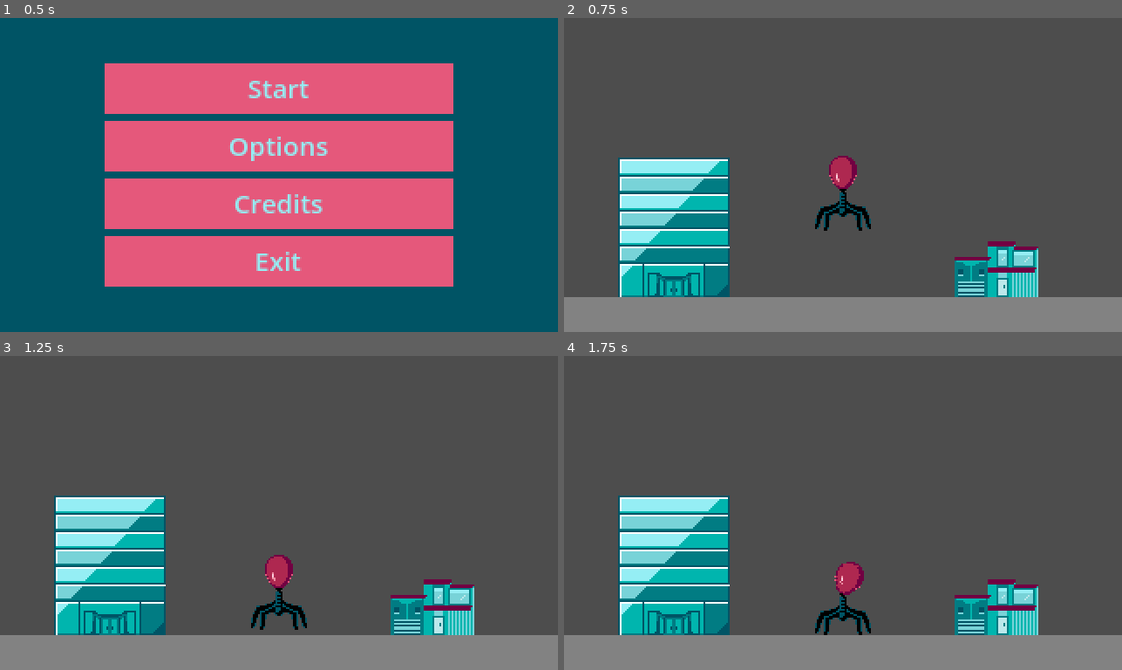
Above: before the commit, frames 1-4 (two rows, left to right).
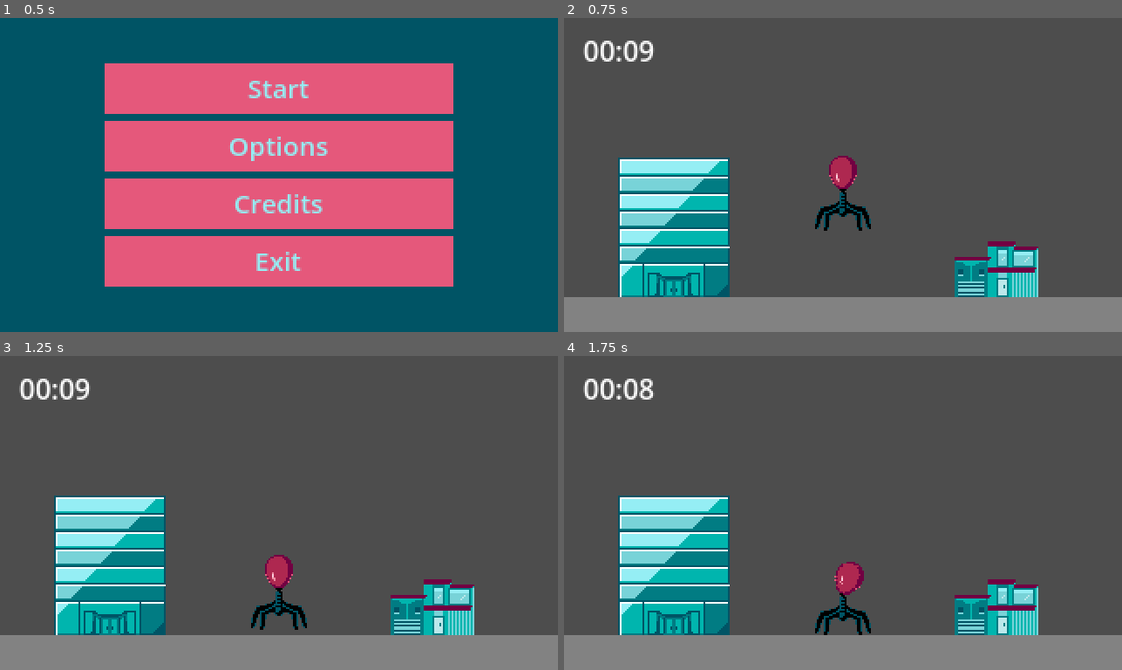
Above: after the commit, the same moments.

Repository: lily-swift/Jame-Gam-46
Game: Godot game, scene res://Scenes/main_menu.tscn
Same seed, same stepped clock (60 frames per second), same inputs: the game is played once before the commit and once after it.
Inputs:
- Up to frame 1 (0.5 s): no input
- Up to frame 2 (0.75 s): click "Start" at 0.5 s
- Up to frame 3 (1.25 s): no input
- Up to frame 4 (1.75 s): hold Right (moveRight) from 1.28 s (still down); tap Shift (drill) at 1.35 s; tap Space (jump) at 1.52 s

Frame 1 is identical in both runs. In frame 2, 0.5% of the frame differs, in the area x 3-17%, y 7-14%; in frame 3, 0.5%; in frame 4, 0.5%.

Commit message:
Added back timer

Diff:
--- a/Game/Scenes/level.tscn
+++ b/Game/Scenes/level.tscn
@@ -23,6 +23,7 @@
 [ext_resource type="Texture2D" uid="uid://6fyds0bdk5rg" path="res://Art/PlayerSprites/inject_body_spritesheet.png" id="16_00k4y"]
 [ext_resource type="AudioStream" uid="uid://dxf5kuc3qeqng" path="res://Sound/SFX_buttonHover.wav" id="16_24uko"]
 [ext_resource type="Texture2D" uid="uid://sxxf3vguh22n" path="res://Art/PlayerSprites/jump_body.png" id="17_nngtn"]
+[ext_resource type="Script" uid="uid://chj5h6bx5dnxr" path="res://Scenes/game_timer.gd" id="21_0cmrb"]
 [ext_resource type="Script" uid="uid://b8k3rora2iv3f" path="res://Scenes/landeffects.gd" id="21_pnhnk"]
 [ext_resource type="AudioStream" uid="uid://bl1yw8n3bhn88" path="res://Sound/MUS_main.wav" id="24_gf56v"]
 [ext_resource type="AudioStream" uid="uid://bju3uhc0bgxbh" path="res://Sound/SFX_land_gapless.wav" id="24_u0did"]
@@ -473,4 +474,18 @@
 sprite_frames = SubResource("SpriteFrames_idpk0")
 animation = &"Rubble"
 
+[node name="GameTimer" type="Node" parent="."]
+script = ExtResource("21_0cmrb")
+
+[node name="Label" type="Label" parent="GameTimer"]
+offset_left = -149.0
+offset_top = -83.0
+offset_right = -95.0
+offset_bottom = -60.0
+text = "2:00"
+
+[node name="Timer" type="Timer" parent="GameTimer"]
+wait_time = 10.0
+one_shot = true
+
 [connection signal="body_entered" from="VirusBody/Area2D" to="VirusBody/Area2D" method="_on_body_entered"]
Not shown: 1 places in Game/Scenes/level.tscn that only renumber resources
